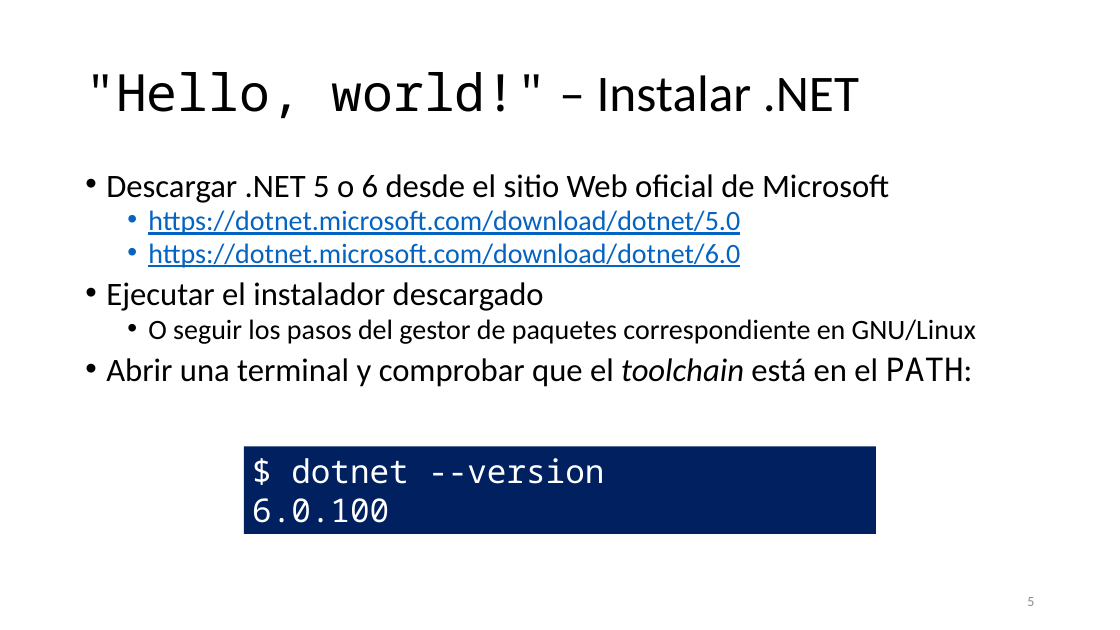
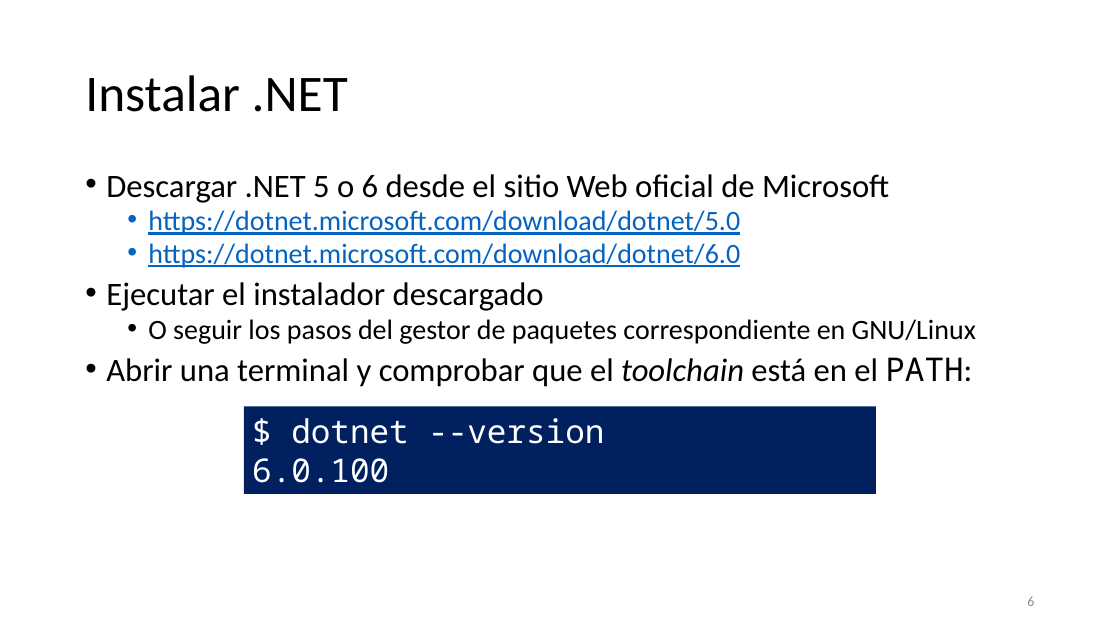
Before and after one commit to SergioLuis/hour-of-code-uva-2021, a slide deck: slide 6 of slides.pptx (slide 5 before the commit). Drawn at 1120x630 pixels with LibreOffice and Linux fonts; fonts in the diff are those of the drawing. Boxes give left, top, right and bottom in pixels: in the first picture for what was removed or moved away, otherwise in the second. Text is boxed around its words. In the diff, an @@ line names an element or a change of style, - is before the commit and + after.

```diff
--- a/slides.pptx
+++ b/slides.pptx
@@ title at [85, 75, 348, 112]: text changed; font Noto Sans Mono to Calibri @@
-"Hello, world!" – Instalar .NET
+Instalar .NET
@@ rectangle "$ dotnet --version": place and size @@
-rectangle "$ dotnet --version" at [244, 446, 875, 534]
+rectangle "$ dotnet --version" at [244, 407, 875, 494]
```
Also in this commit, not shown: 7 other slides changed, 14 slides added, 1 other file.
